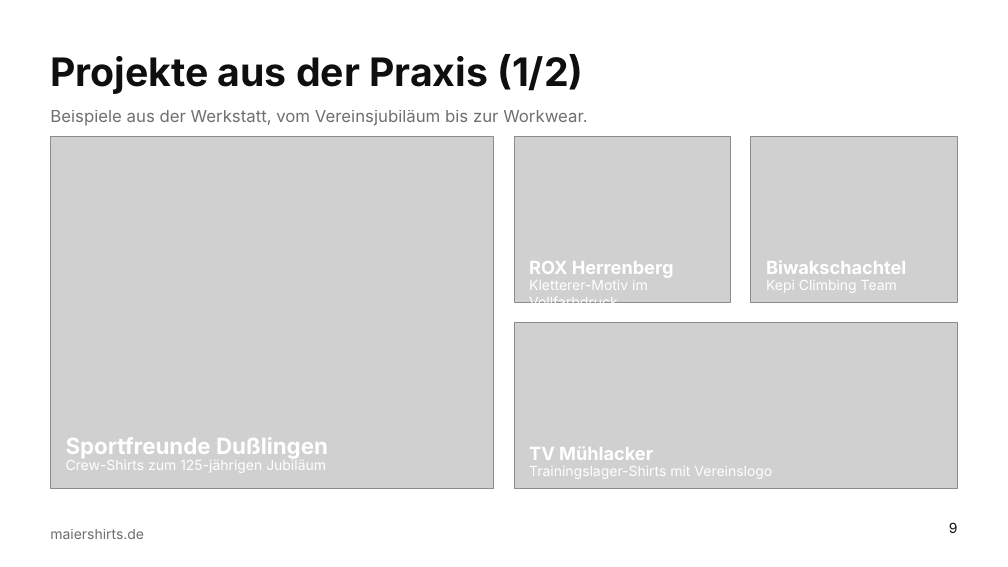
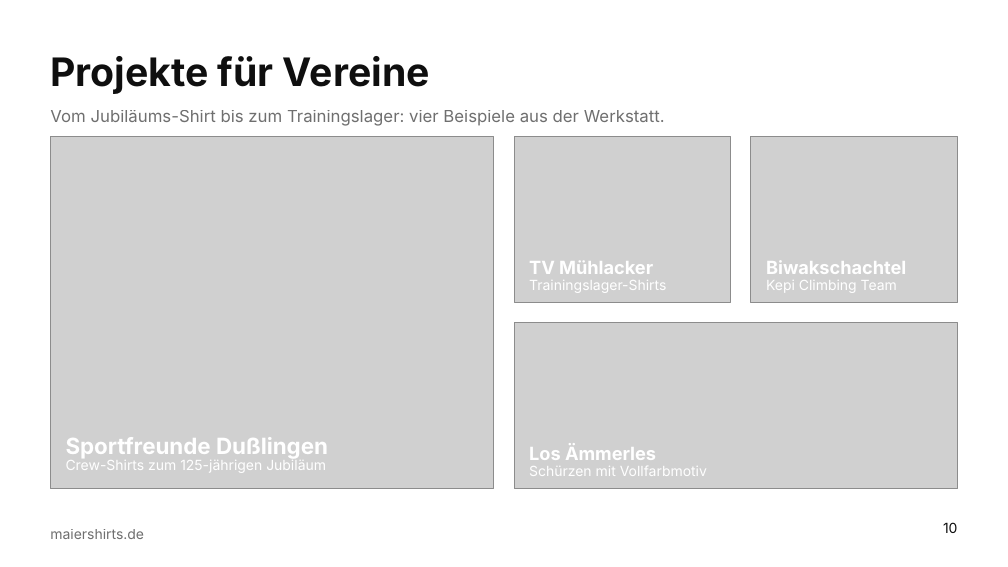
Before and after one commit to sm6161-eng/lexware-angebot-tool, a slide deck: slide 10 of presentation/dist/Maiershirts_Master.potx (slide 9 before the commit). Drawn at 1008x567 pixels with LibreOffice and Linux fonts; fonts in the diff are those of the drawing; grey boxes stand for pictures; background and template pictures are left out. Boxes give left, top, right and bottom in pixels: in the first picture for what was removed or moved away, otherwise in the second. Text is boxed around its words. In the diff, an @@ line names an element or a change of style, - is before the commit and + after.

```diff
--- a/presentation/dist/Maiershirts_Master.potx
+++ b/presentation/dist/Maiershirts_Master.potx
@@ title at [50,56,430,94]: text changed @@
-Projekte aus der Praxis (1/2)
+Projekte für Vereine
@@ text at [50,110,665,126]: text changed @@
-Beispiele aus der Werkstatt, vom Vereinsjubiläum bis zur Workwear.
+Vom Jubiläums-Shirt bis zum Trainingslager: vier Beispiele aus der Werkstatt.
@@ text at [529,261,653,274]: text changed @@
-ROX Herrenberg
+TV Mühlacker
@@ text at [529,280,666,293]: text changed @@
-Kletterer-Motiv im Vollfarbdruck
+Trainingslager-Shirts
@@ text at [529,447,656,460]: text changed @@
-TV Mühlacker
+Los Ämmerles
@@ text at [529,466,707,476]: text changed @@
-Trainingslager-Shirts mit Vereinslogo
+Schürzen mit Vollfarbmotiv
@@ page number at [943,522,957,533]: text changed @@
-9
+10
```
Also in this commit, not shown: 11 other slides changed, 4 slides added, 11 slides removed, 8 other files.
